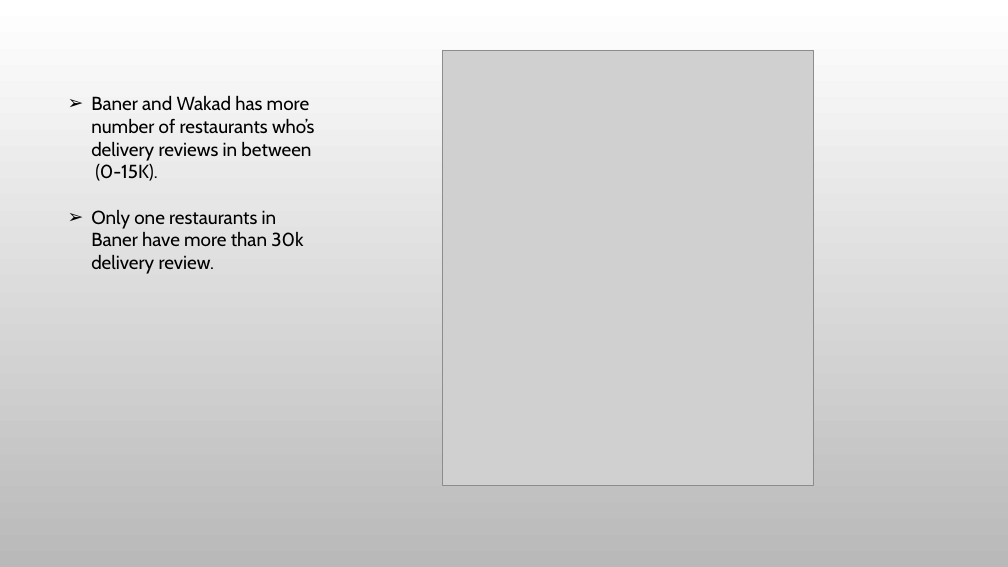
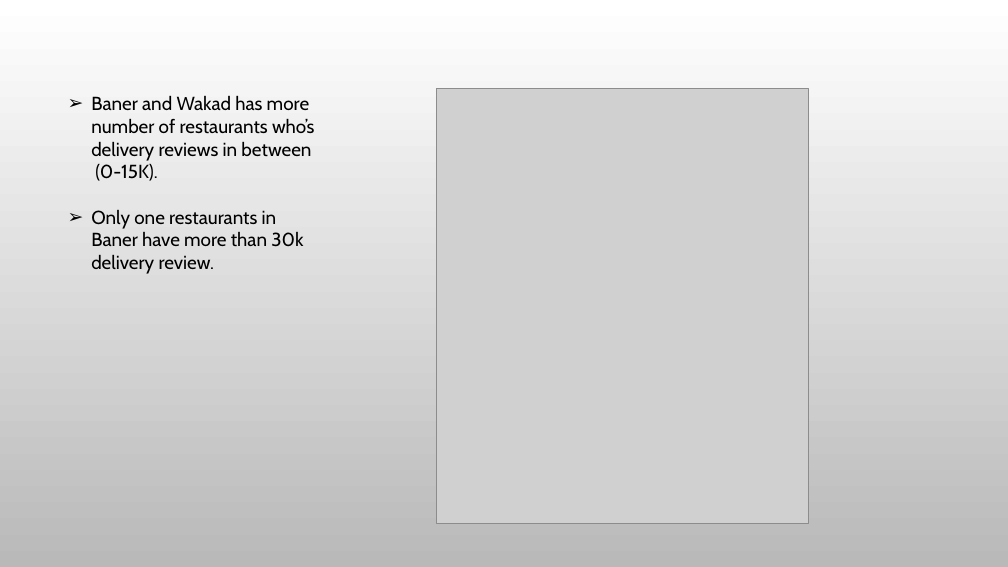
Before and after one commit to Gaurav2394/Zomato-Data-Project, a slide deck: slide 6 of Presentation1.pptx (slide 5 before the commit). Drawn at 1008x567 pixels with LibreOffice and Linux fonts; fonts in the diff are those of the drawing; grey boxes stand for pictures; background and template pictures are left out. Boxes give left, top, right and bottom in pixels: in the first picture for what was removed or moved away, otherwise in the second. Text is boxed around its words. In the diff, an @@ line names an element or a change of style, - is before the commit and + after.

```diff
--- a/Presentation1.pptx
+++ b/Presentation1.pptx
@@ picture: place and size @@
-picture at [442,50,814,485]
+picture at [436,88,808,524]
```
Also in this commit, not shown: 2 other slides changed, 2 slides added, 2 other files.
